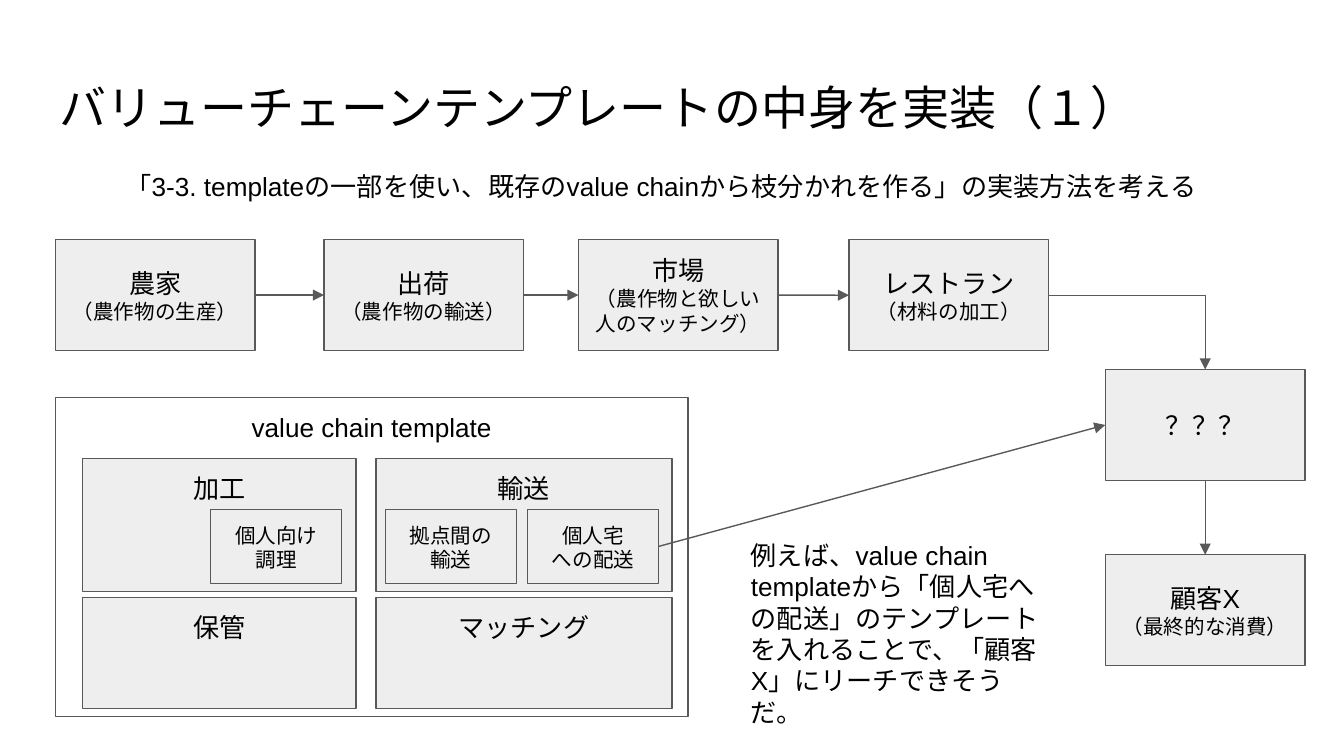
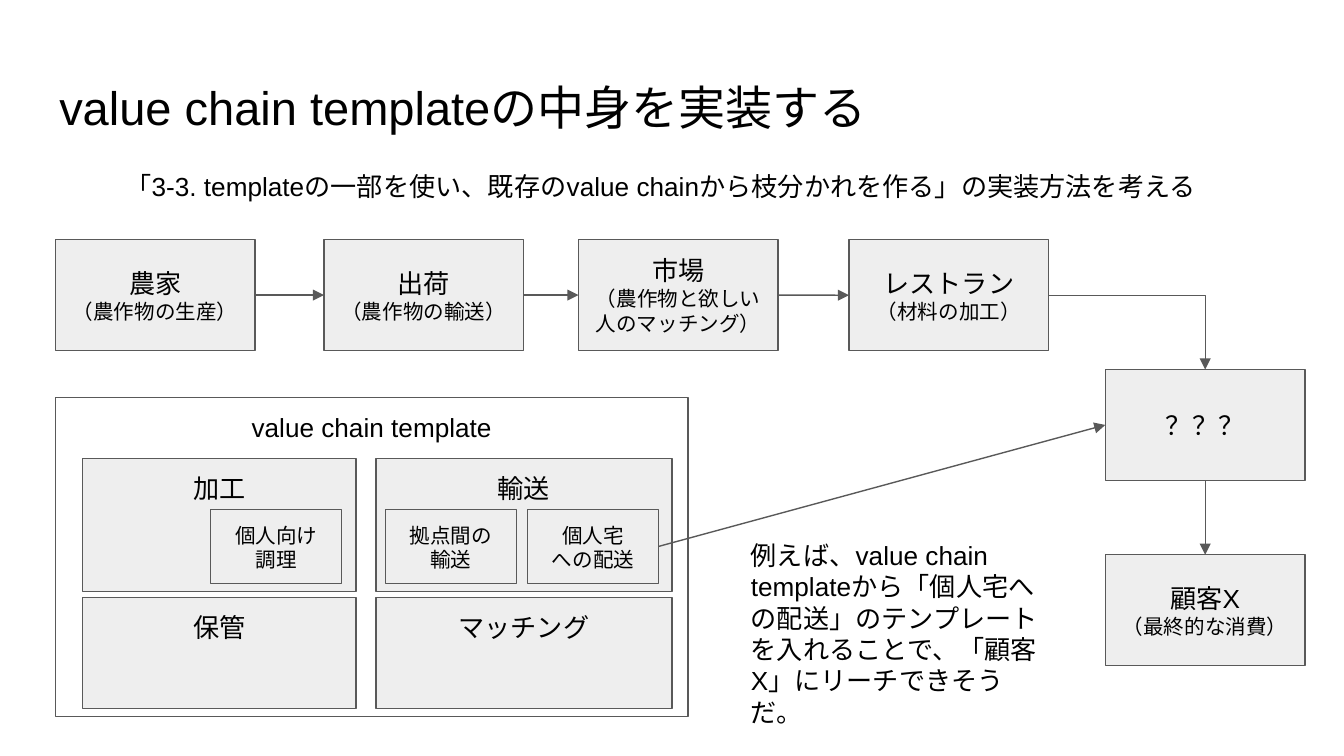
Before and after one commit to urashin/self-organized-value-chain, a slide deck: slide 11 of docs/base-idea/self-organizing-value-chain.pptx (slide 7 before the commit). Drawn at 1344x756 pixels with LibreOffice and Linux fonts; fonts in the diff are those of the drawing. Boxes give left, top, right and bottom in pixels: in the first picture for what was removed or moved away, otherwise in the second. Text is boxed around its words. In the diff, an @@ line names an element or a change of style, - is before the commit and + after.

```diff
--- a/docs/base-idea/self-organizing-value-chain.pptx
+++ b/docs/base-idea/self-organizing-value-chain.pptx
@@ title at [59,88,867,134]: text changed @@
-バリューチェーンテンプレートの中身を実装（１）
+value chain templateの中身を実装する
```
Also in this commit, not shown: 4 other slides changed, 6 slides added, 1 other file.
